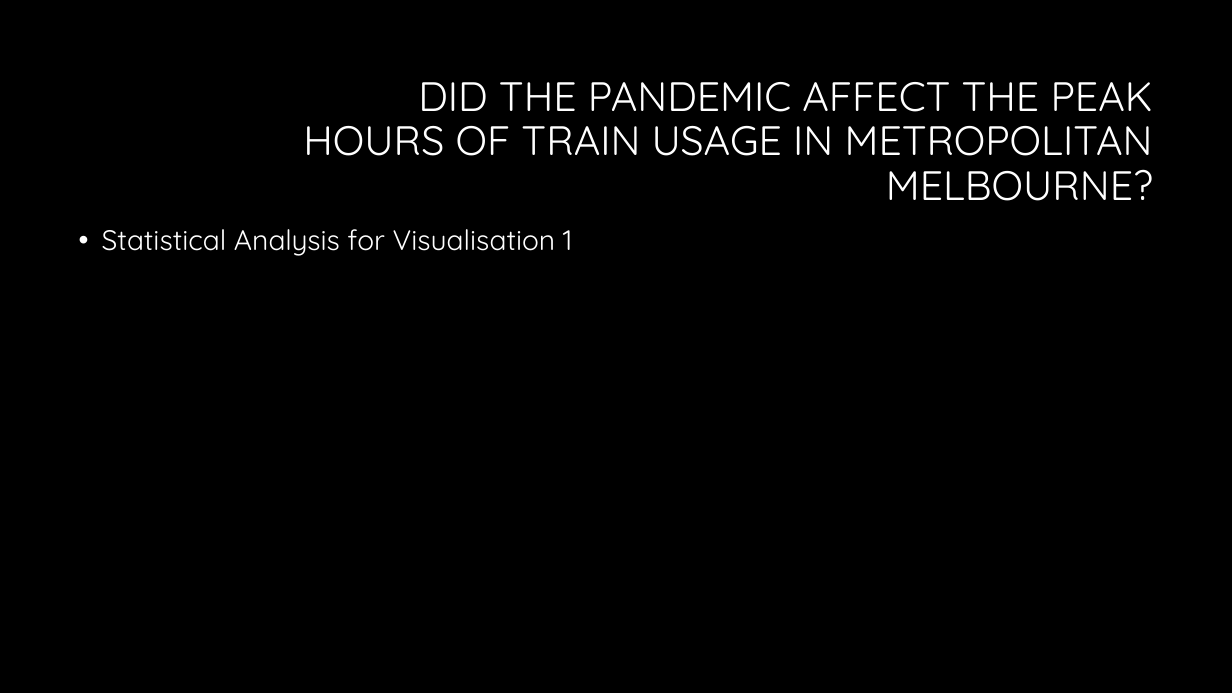
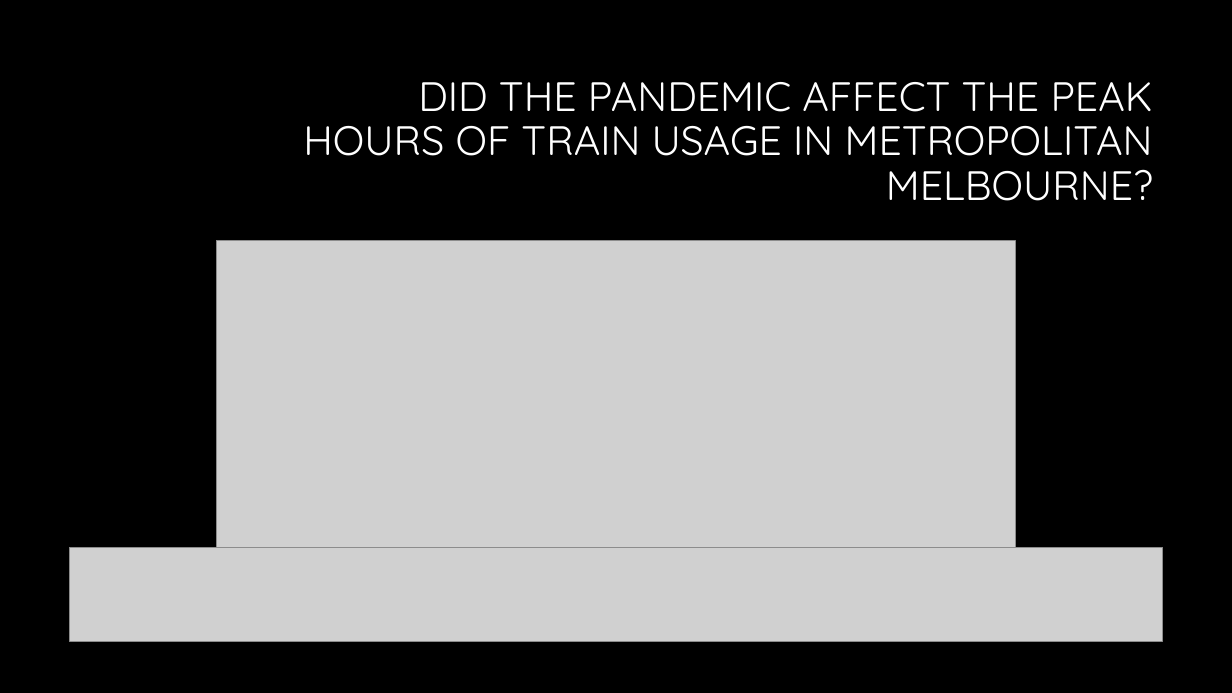
Before and after one commit to hendaman/project-1-challenge, a slide deck: slide 35 of Presentation/Exploring Mobility Patterns in Metropolitan Melbourne Presentation.pptx (slide 32 before the commit). Drawn at 1232x693 pixels with LibreOffice and Linux fonts; fonts in the diff are those of the drawing; grey boxes stand for pictures; background and template pictures are left out. Boxes give left, top, right and bottom in pixels: in the first picture for what was removed or moved away, otherwise in the second. Text is boxed around its words. In the diff, an @@ line names an element or a change of style, - is before the commit and + after.

```diff
--- a/Presentation/Exploring Mobility Patterns in Metropolitan Melbourne Presentation.pptx
+++ b/Presentation/Exploring Mobility Patterns in Metropolitan Melbourne Presentation.pptx
@@ text removed at [102, 229, 572, 256] @@
-• Statistical Analysis for Visualisation 1
@@ picture added at [216, 241, 1015, 573] @@
@@ picture added at [69, 547, 1163, 641] @@
```
Also in this commit, not shown: 7 other slides changed, 5 slides added.
